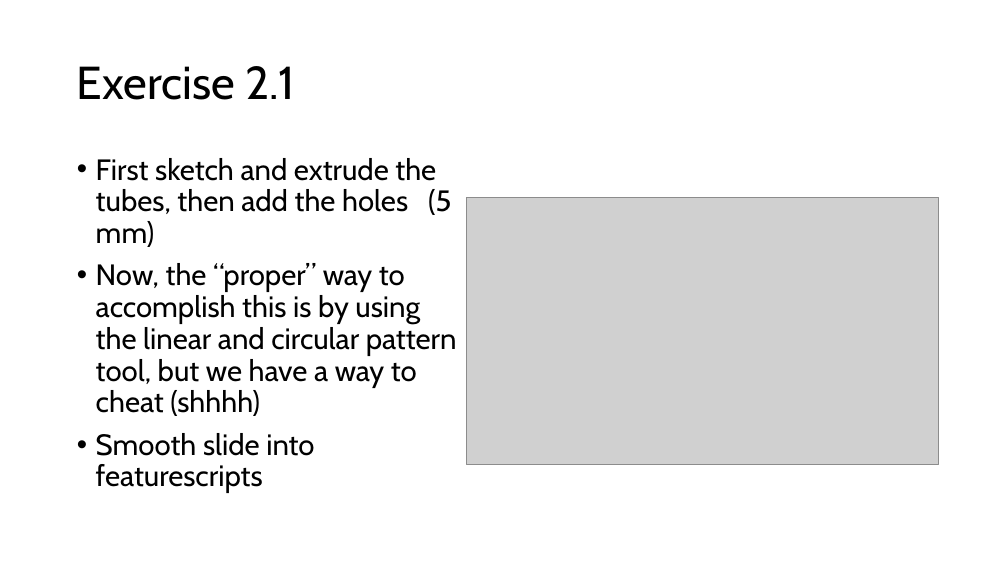
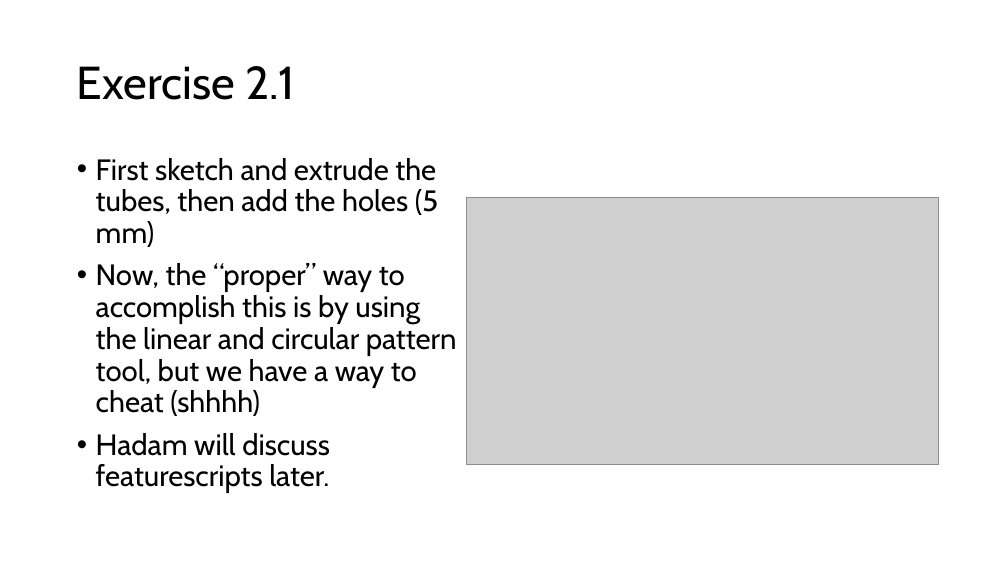
Before and after one commit to HaydenMercier/FRC-CAD-Guide-4739, a slide deck: slide 3 of 4739 CAD Guide.pptx. Drawn at 1008x567 pixels with LibreOffice and Linux fonts; fonts in the diff are those of the drawing; grey boxes stand for pictures. Boxes give left, top, right and bottom in pixels: in the first picture for what was removed or moved away, otherwise in the second. Text is boxed around its words. In the diff, an @@ line names an element or a change of style, - is before the commit and + after.

```diff
--- a/4739 CAD Guide.pptx
+++ b/4739 CAD Guide.pptx
@@ text at (96, 433, 330, 493): text changed @@
-• Smooth slide into featurescripts
+• Hadam will discuss featurescripts later.
```
Also in this commit, not shown: 1 other slide changed.
